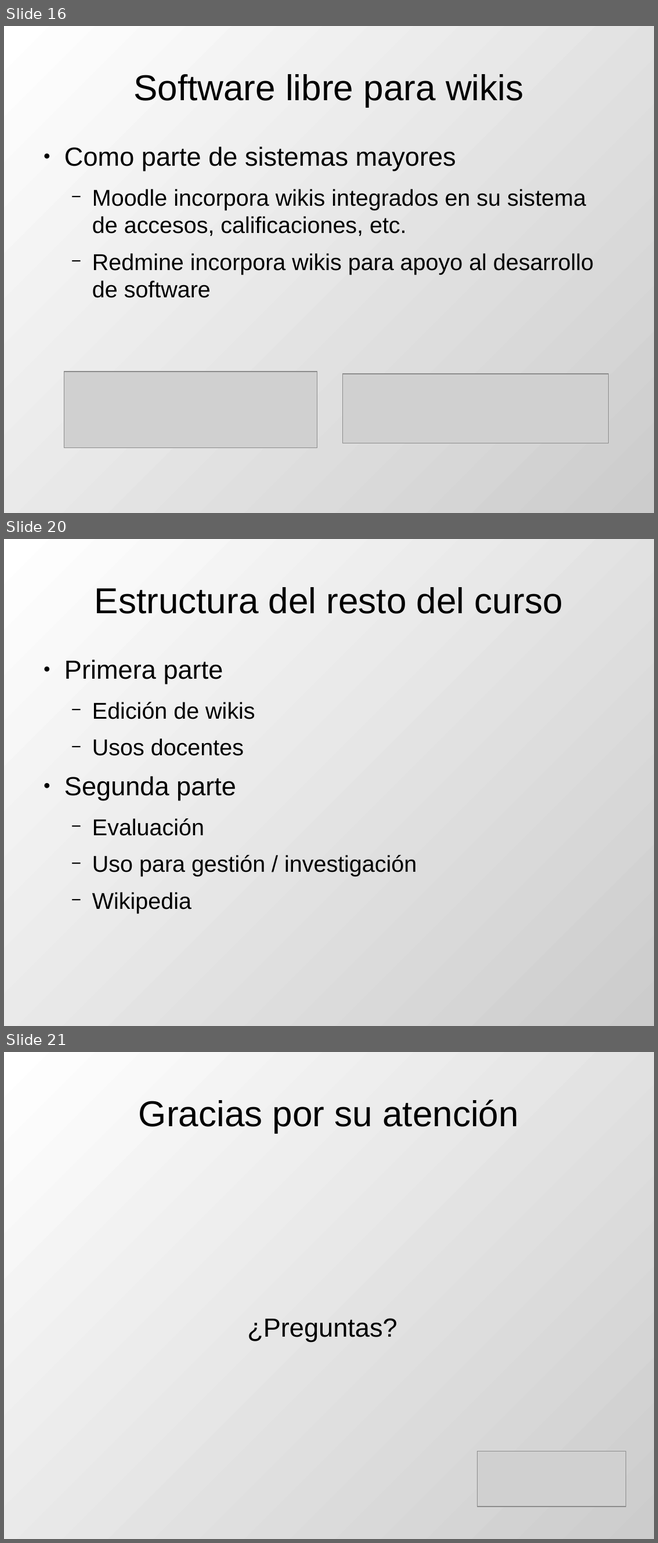
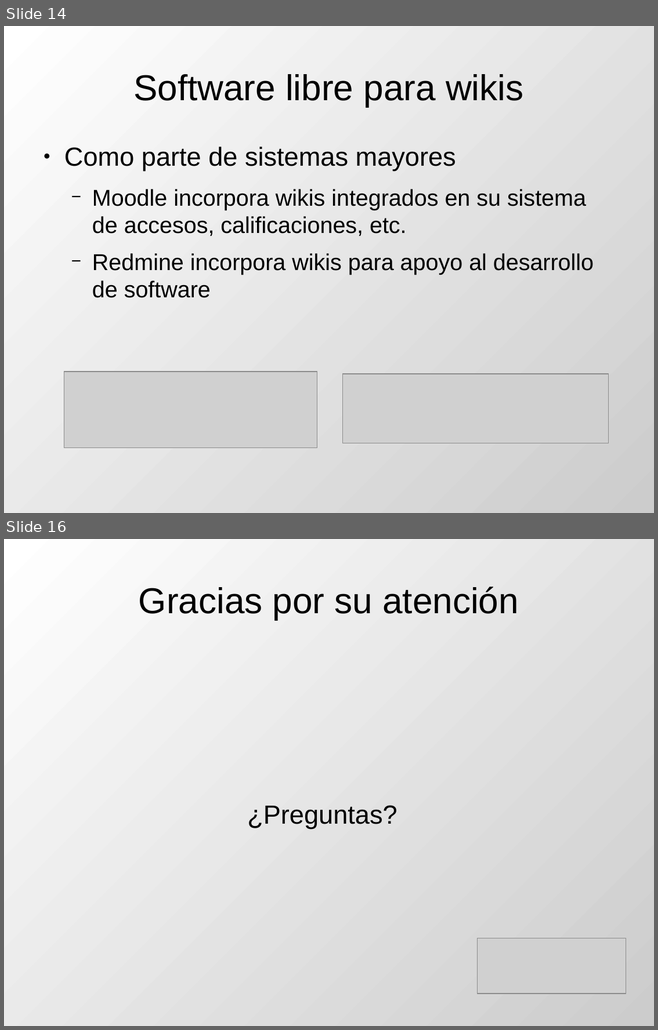
Before and after one commit to DrPantera/wikis4education, a slide deck: uca-2013_07/tema-1-Introduccion.odp. Shown one above the other, each under a label of ours: slides 16, 20 and 21 before the commit, slides 14 and 16 after it; the slides between them are not shown. The pictures are 658x1543 and 658x1030 pixels, drawn with LibreOffice and Linux fonts; fonts in the diff are those of the drawing; grey boxes stand for pictures. Boxes give left, top, right and bottom in pixels: in the first picture for what was removed or moved away, otherwise in the second. Text is boxed around its words. In the diff, an @@ line names an element or a change of style, - is before the commit and + after.

```diff
--- a/uca-2013_07/tema-1-Introduccion.odp
+++ b/uca-2013_07/tema-1-Introduccion.odp
@@ slide 20 removed at (4, 539, 654, 1026), background gradient #FFFFFF to #CCCCCC @@
@@ title removed at (94, 587, 563, 614) @@
-Estructura del resto del curso
@@ text removed at (64, 660, 416, 914) @@
-● Primera parte
-  − Edición de wikis
-  − Usos docentes
-● Segunda parte
-  − Evaluación
-  − Uso para gestión / investigación
-  − Wikipedia
@@ what was slide 16 is now slide 14 @@
@@ what was slide 21 is now slide 16 @@
```
Also in this commit, not shown: 8 slides changed, 4 other slides removed, 2 other files.
